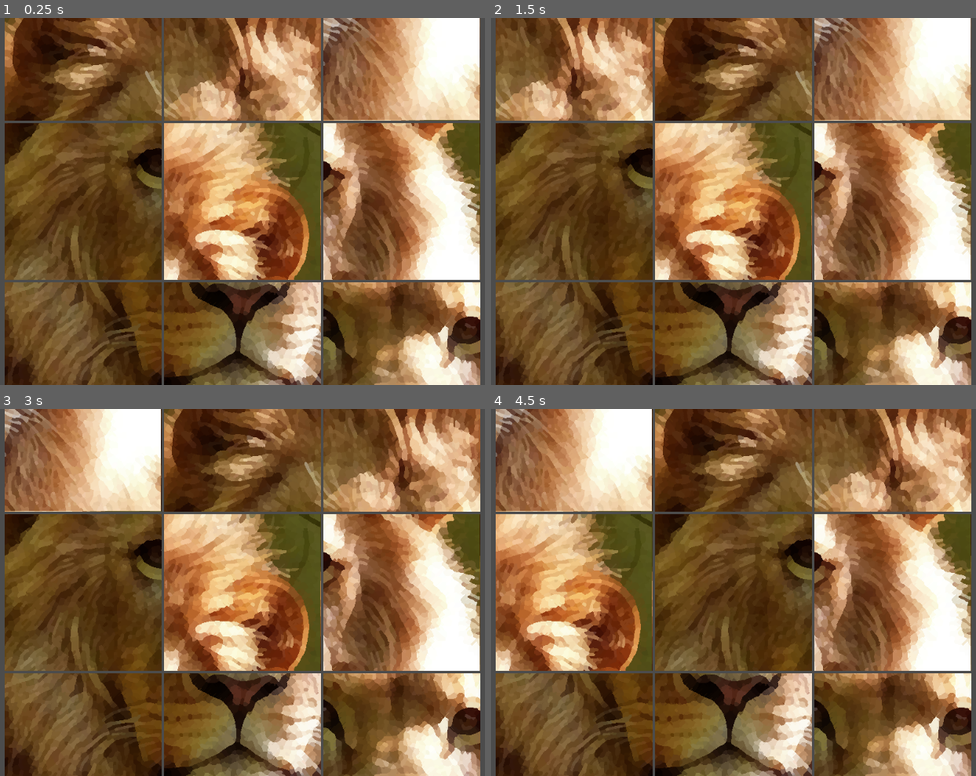
Above: before the commit, frames 1-4 (two rows, left to right).
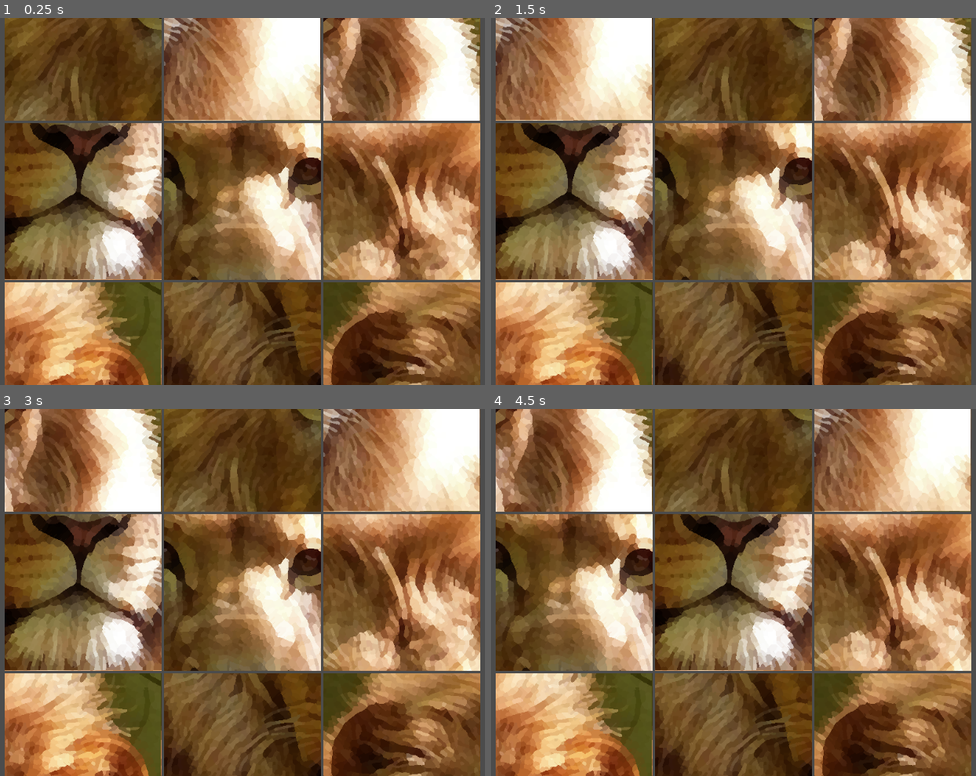
Above: after the commit, the same moments.

Repository: pheamit/shuffle
Game: Godot game, scene res://scenes/main.tscn
Two runs of this game, one before a commit and one after it. Both use one fixed random seed, a clock stepped at 60 frames per second and the inputs below.
Inputs (mouse positions are in pixels of both pictures, inside the frame that each line leads up to):
- Up to frame 1 (0.25 s): no input
- Up to frame 2 (1.5 s): click (573, 43) at 0.5 s; click (733, 43) at 1.27 s
- Up to frame 3 (3 s): click (82, 434) at 2.02 s; click (402, 434) at 2.77 s
- Up to frame 4 (4.5 s): click (573, 592) at 3.52 s; click (733, 592) at 4.27 s

The runs differ from the first frame. In frame 1, 80% of the frame differs, in the area x 0-100%, y 0-100%; in frame 2, 80%; in frame 3, 80%; in frame 4, 80%.

Commit message:
Move puzzle creation to a function

Diff:
--- a/scripts/main.gd
+++ b/scripts/main.gd
@@ -1,19 +1,22 @@
 extends Node
 
 var swap = []
+var button_scene
 var buttons = []
 var textures = []
 var sliced_textures = []
 export var columns = 3
 
 func _ready():
+	randomize()
 	$GridContainer.columns = columns
-	randomize()
 	textures = load_textures("res://assets/img/")
 	sliced_textures = prep_sliced_textures(textures)
 	sliced_textures.shuffle()
-	var button_scene = preload("res://scenes/button.tscn")
+	button_scene = preload("res://scenes/button.tscn")
+	new_puzzle()
 
+func new_puzzle():
 	var tex_slices: Array = sliced_textures.pop_back()
 
 	for i in tex_slices.size():
@@ -28,6 +31,7 @@
 
 	for button in buttons:
 		$GridContainer.add_child(button)
+	pass
 
 func button_pressed(button):
 	if swap.size() > 0:
